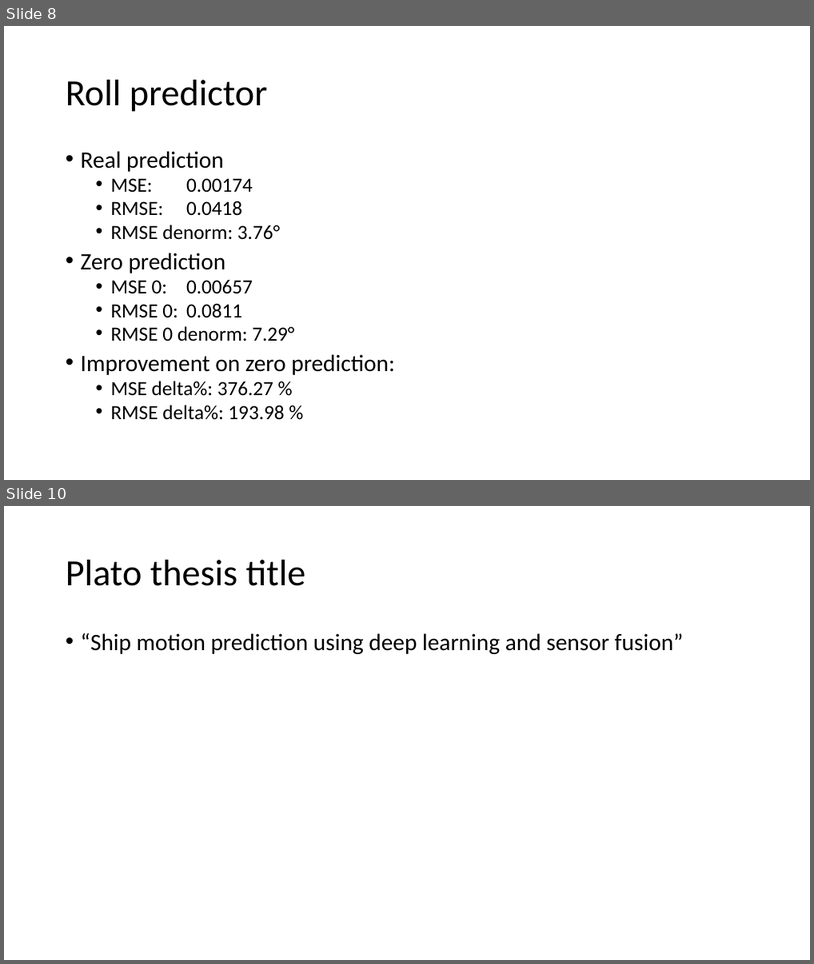
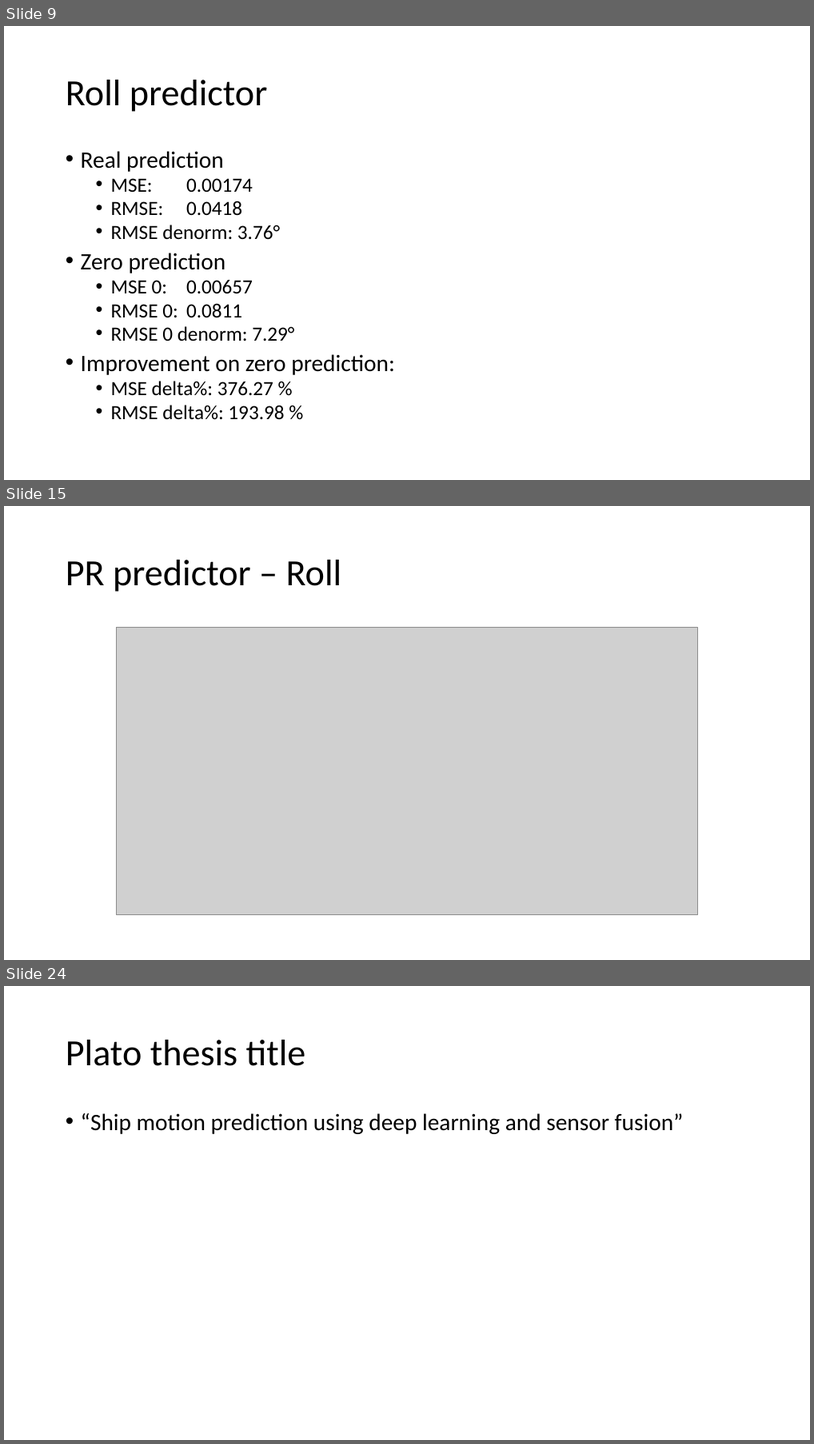
Before and after one commit to lancedw/3D-state-prediction-for-surface-vessels-using-IMU-data-and-images, a slide deck: Documentation/Presentations/Meeting 25-03-22.pptx. Shown one above the other, each under a label of ours: slides 8 and 10 before the commit, slides 9, 15 and 24 after it; the slides between them are not shown. The pictures are 814x964 and 814x1444 pixels, drawn with LibreOffice and Linux fonts; fonts in the diff are those of the drawing; grey boxes stand for pictures. Boxes give left, top, right and bottom in pixels: in the first picture for what was removed or moved away, otherwise in the second. Text is boxed around its words. In the diff, an @@ line names an element or a change of style, - is before the commit and + after.

```diff
--- a/Documentation/Presentations/Meeting 25-03-22.pptx
+++ b/Documentation/Presentations/Meeting 25-03-22.pptx
@@ slide 15 added at (4, 506, 810, 960), background #FFFFFF @@
@@ title added at (66, 560, 342, 592), 44 pt, text #000000 @@
+PR predictor – Roll
@@ picture added at (117, 627, 698, 915) @@
@@ what was slide 8 is now slide 9 @@
@@ what was slide 10 is now slide 24 @@
```
Also in this commit, not shown: 2 slides changed, 13 other slides added, 9 other files.
